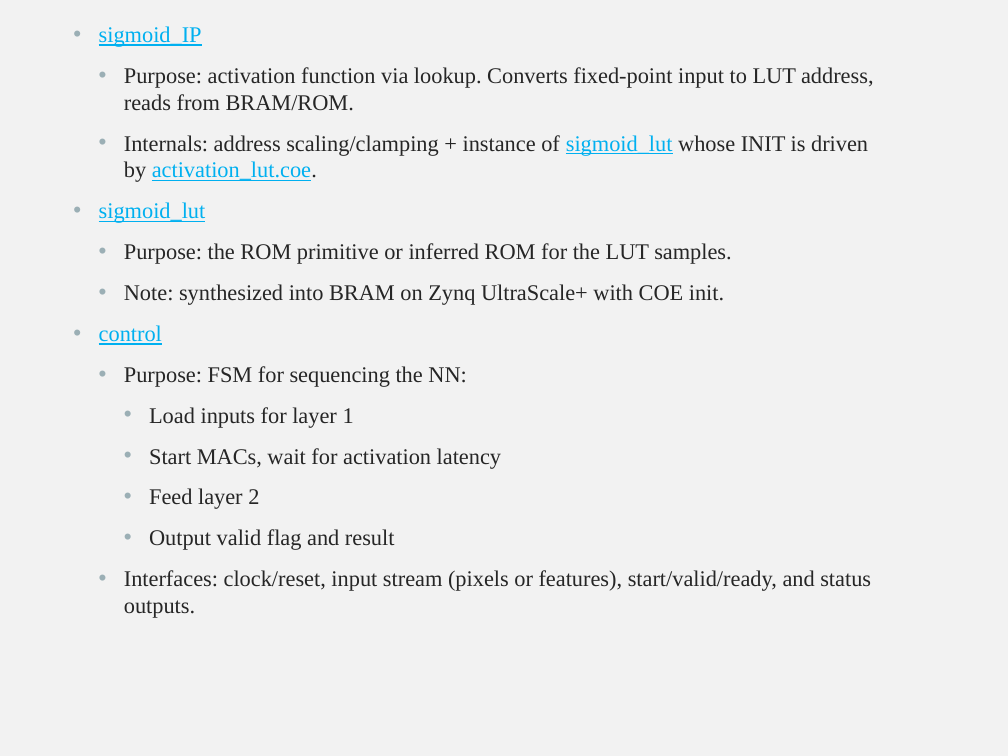
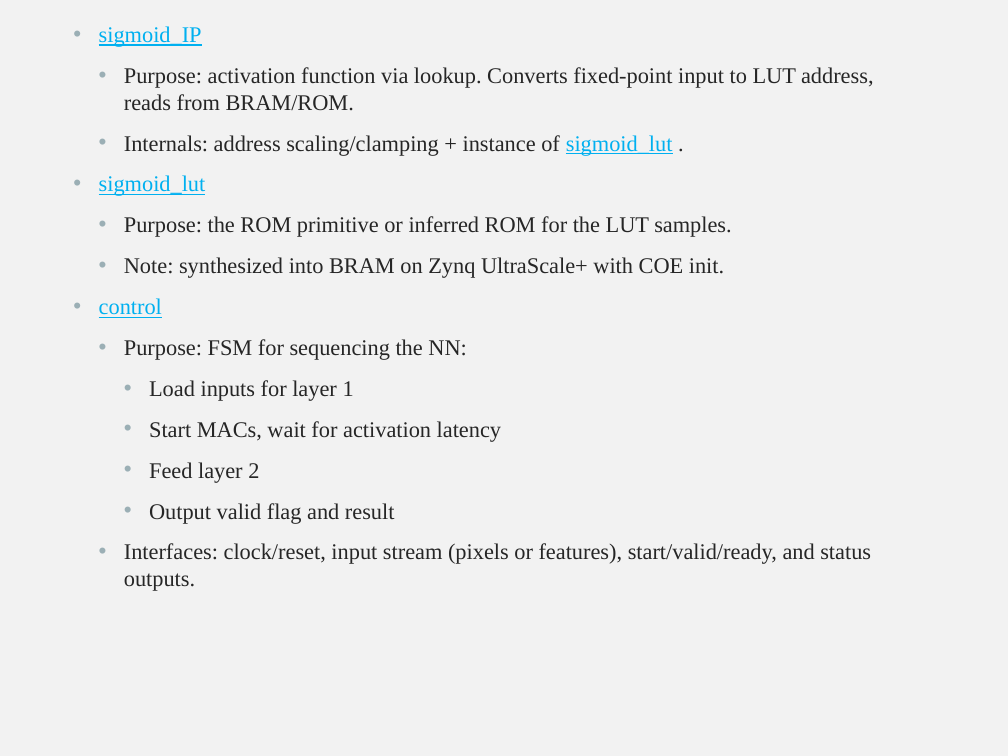
Before and after one commit to kojos03/FPGA_generate---Copy, a slide deck: slide 26 of docs/thesis/Presentation/VHDL implementation of neural network for Wildfire Detection.pptx. Drawn at 1008x756 pixels with LibreOffice and Linux fonts; fonts in the diff are those of the drawing. Boxes give left, top, right and bottom in pixels: in the first picture for what was removed or moved away, otherwise in the second. Text is boxed around its words. In the diff, an @@ line names an element or a change of style, - is before the commit and + after.

```diff
--- a/docs/thesis/Presentation/VHDL implementation of neural network for Wildfire Detection.pptx
+++ b/docs/thesis/Presentation/VHDL implementation of neural network for Wildfire Detection.pptx
@@ text at (124, 135, 673, 156): text changed @@
-  • Internals: address scaling/clamping + instance of sigmoid_lut whose INIT is driven by activation_lut.coe.
+  • Internals: address scaling/clamping + instance of sigmoid_lut .
```
Also in this commit, not shown: 7 other slides changed, 1 other file.
